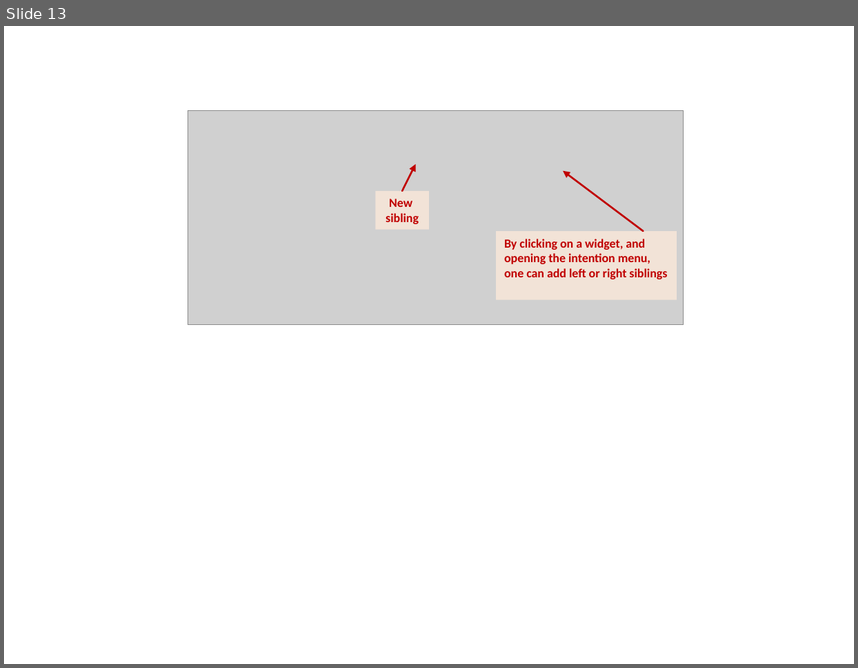
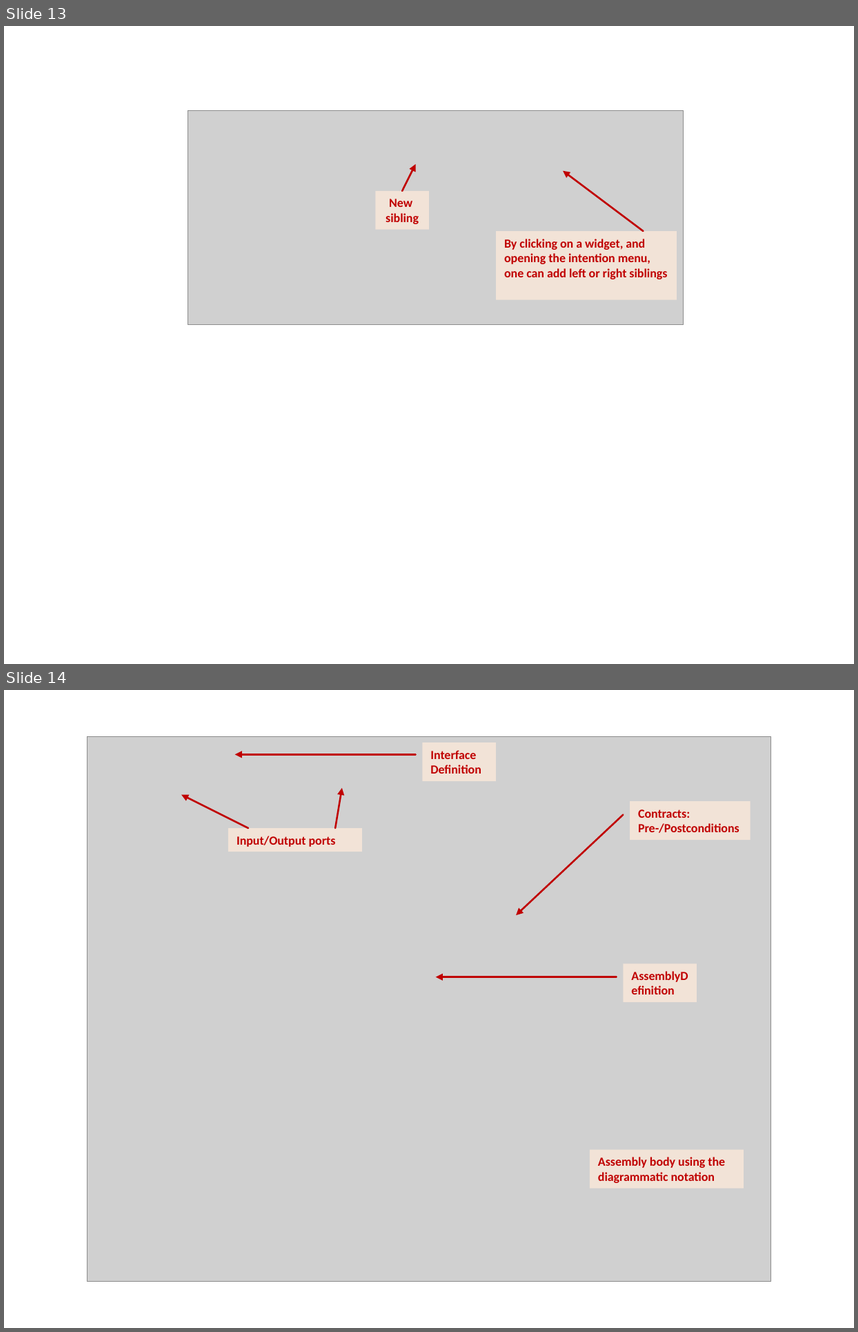
Before and after one commit to mbeddr/mbeddr.formal, a slide deck: code/tutorial/solutions/com.mbeddr.formal.nusmv.users_guide/figures/figures.pptx. Shown one above the other, each under a label of ours: slide 13 before the commit, slides 13 and 14 after it. The pictures are 858x668 and 858x1332 pixels, drawn with LibreOffice and Linux fonts; fonts in the diff are those of the drawing; grey boxes stand for pictures. Boxes give left, top, right and bottom in pixels: in the first picture for what was removed or moved away, otherwise in the second. Text is boxed around its words. In the diff, an @@ line names an element or a change of style, - is before the commit and + after.

```diff
--- a/code/tutorial/solutions/com.mbeddr.formal.nusmv.users_guide/figures/figures.pptx
+++ b/code/tutorial/solutions/com.mbeddr.formal.nusmv.users_guide/figures/figures.pptx
@@ slide 14 added at <box>4,690,854,1328</box>, background #FFFFFF @@
@@ picture added at <box>87,737,771,1281</box> @@
@@ rectangle added at <box>422,742,496,781</box>, fill #FDEADA at 76% opacity, 10.5 pt, text #C00000, bold @@
+Interface Definition
@@ arrow added from (415, 755) to (235, 755), #C00000 1.5 pt @@
@@ arrow added from (335, 828) to (342, 788), #C00000 1.5 pt @@
@@ arrow added from (248, 828) to (181, 795), #C00000 1.5 pt @@
@@ rectangle added at <box>630,801,751,840</box>, fill #FDEADA at 76% opacity, 10.5 pt, text #C00000, bold @@
+Contracts:
+Pre-/Postconditions
@@ rectangle added at <box>228,828,362,851</box>, fill #FDEADA at 76% opacity, 10.5 pt, text #C00000, bold @@
+Input/Output ports
@@ arrow added from (623, 815) to (516, 915), #C00000 1.5 pt @@
@@ arrow added from (616, 976) to (436, 976), #C00000 1.5 pt @@
@@ rectangle added at <box>623,964,697,1002</box>, fill #FDEADA at 76% opacity, 10.5 pt, text #C00000, bold @@
+AssemblyDefinition
@@ rectangle added at <box>590,1149,744,1187</box>, fill #FDEADA at 76% opacity, 10.5 pt, text #C00000, bold @@
+Assembly body using the diagrammatic notation
```
Also in this commit, not shown: 1 other slide added, 5 other files.
